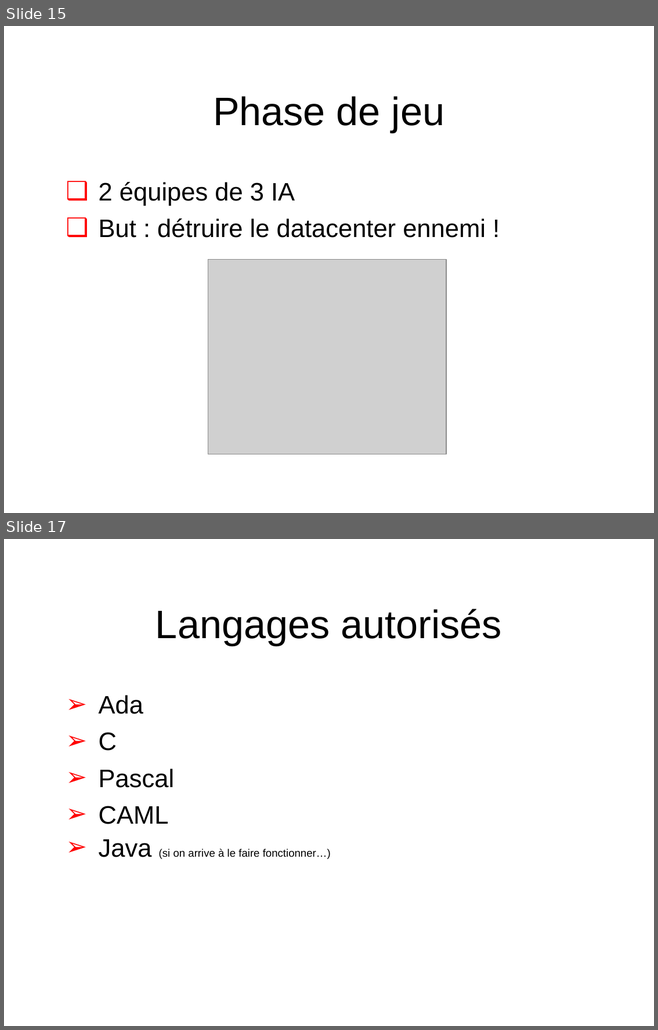
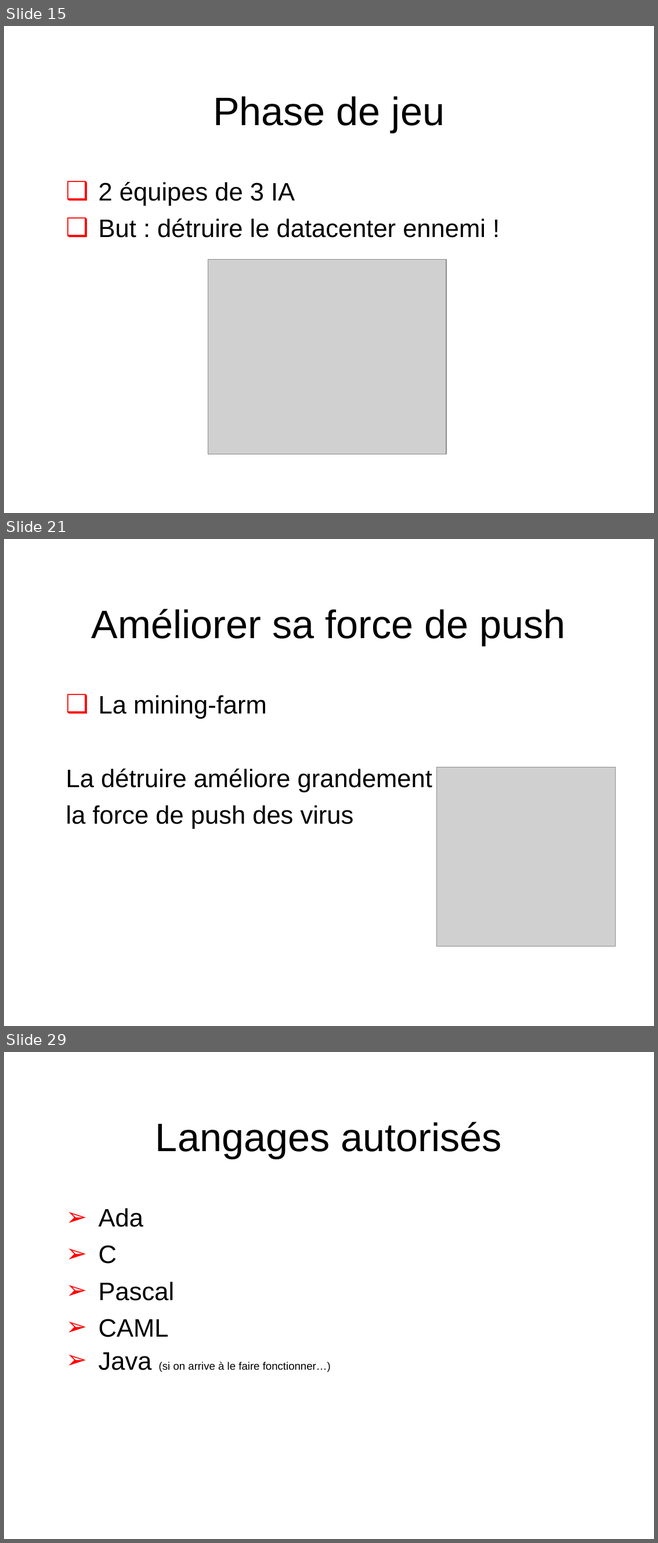
Before and after one commit to Scriptopathe/codinsa2015, a slide deck: Doc/Cod-INSA_Finale.ppt. Shown one above the other, each under a label of ours: slides 15 and 17 before the commit, slides 15, 21 and 29 after it; the slides between them are not shown. The pictures are 658x1030 and 658x1543 pixels, drawn with LibreOffice and Linux fonts; fonts in the diff are those of the drawing; grey boxes stand for pictures; background and template pictures are left out. Boxes give left, top, right and bottom in pixels: in the first picture for what was removed or moved away, otherwise in the second. Text is boxed around its words. In the diff, an @@ line names an element or a change of style, - is before the commit and + after.

```diff
--- a/Doc/Cod-INSA_Finale.ppt
+++ b/Doc/Cod-INSA_Finale.ppt
@@ slide 21 added at box(4, 539, 654, 1026), background #FFFFFF; not listed: 1 template element that a slide beside it also shows @@
@@ title added at box(92, 609, 565, 646), 44 pt, text #000000 @@
+Améliorer sa force de push
@@ text added at box(66, 695, 432, 829), 28 pt, text #000000 @@
+  ❑ La mining-farm
+  La détruire améliore grandement
+  la force de push des virus
@@ picture added at box(436, 767, 615, 946) @@
@@ what was slide 17 is now slide 29 @@
```
Also in this commit, not shown: 1 slide changed, 11 other slides added, 26 other files.
